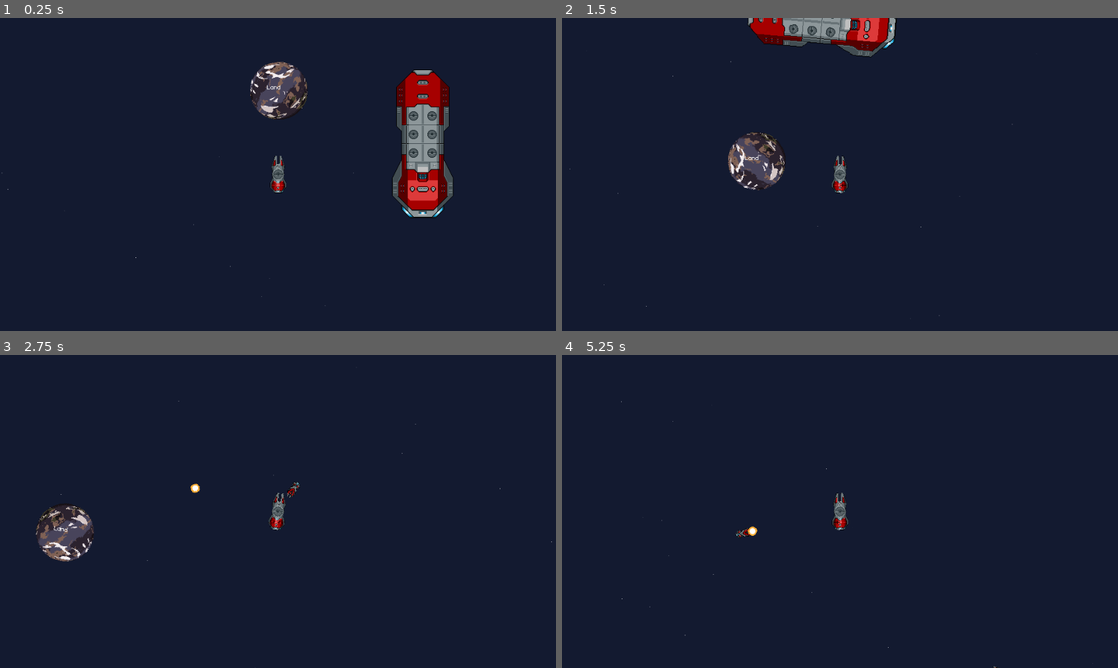
Above: before the commit, frames 1-4 (two rows, left to right).
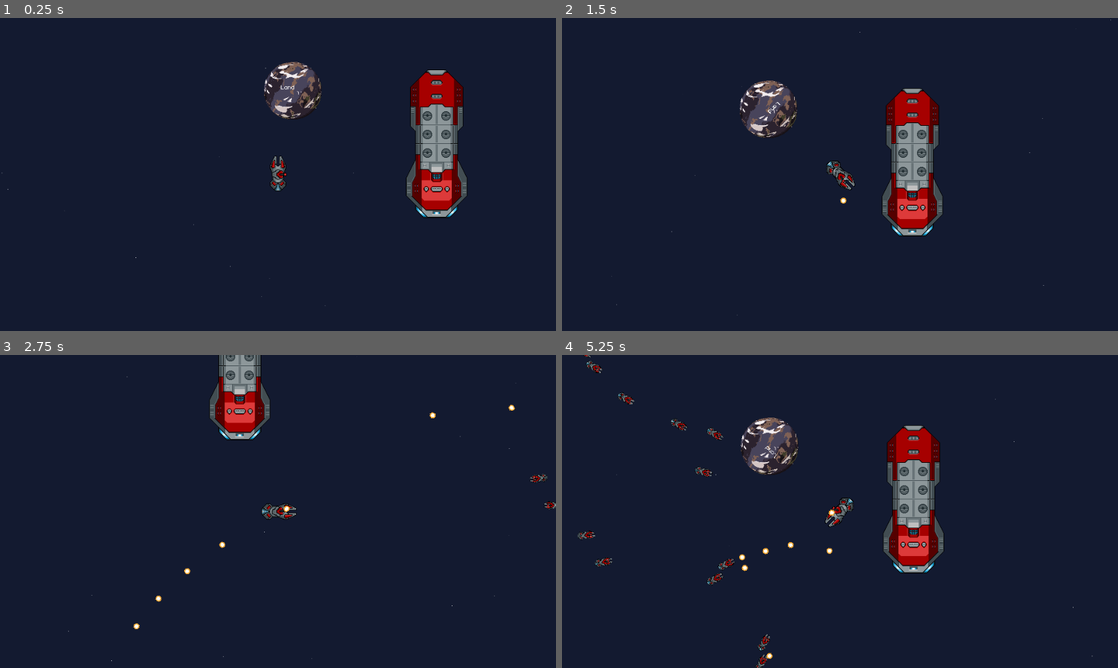
Above: after the commit, the same moments.

Repository: Ninesliced/gdc_project
Game: Godot game, scene res://scenes/main.tscn
Same seed, same stepped clock (60 frames per second), same inputs: the game is played once before the commit and once after it. The engine's default icon, where the game draws it, is replaced by a stand-in: a white triangle on a blue panel in a dark square.
Inputs (mouse positions are in pixels of both pictures, inside the frame that each line leads up to):
- Up to frame 1 (0.25 s): no input
- Up to frame 2 (1.5 s): tap Enter at 0.5 s; move the mouse to (962, 158) at 0.52 s; hold D (right) 0.53-1.28 s; right-click (962, 158) at 0.6 s; move the mouse to (728, 190) at 1.27 s; hold S (down) from 1.28 s (still down); tap E (interact) at 1.35 s
- Up to frame 3 (2.75 s): right-click (166, 527) at 1.55 s; move the mouse to (333, 442) at 2.02 s; release S (down) at 2.03 s; hold D (right) from 2.03 s (still down); right-click (333, 442) at 2.1 s
- Up to frame 4 (5.25 s): move the mouse to (812, 574) at 2.77 s; release D (right) at 2.78 s; hold W (up) 2.78-3.53 s; right-click (812, 574) at 2.85 s; move the mouse to (1006, 558) at 3.52 s; hold A (left) 3.53-5.03 s; tap E (interact) at 3.6 s; right-click (1006, 558) at 3.8 s; move the mouse to (673, 464) at 4.27 s; right-click (673, 464) at 4.35 s; move the mouse to (867, 511) at 5.02 s; hold S (down) from 5.03 s (still down); right-click (867, 511) at 5.1 s

The runs differ from the first frame. In frame 1, 5.9% of the frame differs, in the area x 45-84%, y 14-64%; in frame 2, 8.9%, in the area x 1-99%, y 0-96%; in frame 3, 4.1%; in frame 4, 6.2%.

Commit message:
ADD multiple slot system

Diff:
--- a/entities/items/item.gd
+++ b/entities/items/item.gd
@@ -4,6 +4,7 @@
 class_name Item
 
 @export var name : String = ""
+@export var type : PlayerData.ItemType = PlayerData.ItemType.ALL
 @export var description : String = ""
 @export var icon_form_resource : bool = false:
     set(value):
--- a/entities/items/weapon_items/canon_base.tres
+++ b/entities/items/weapon_items/canon_base.tres
@@ -8,6 +8,7 @@
 [resource]
 script = ExtResource("1_ymi6m")
 name = "simple cannon"
+type = 0
 description = "a simple cannon"
 icon_form_resource = true
 icon = ExtResource("1_2rbj4")
--- a/entities/items/weapon_items/canon_base_2.tres
+++ b/entities/items/weapon_items/canon_base_2.tres
@@ -20,6 +20,7 @@
 [resource]
 script = ExtResource("4_uhl7u")
 name = "simple cannon v2"
+type = 0
 description = "a better cannon"
 icon_form_resource = true
 icon = ExtResource("1_uajfi")
--- /dev/null
+++ b/entities/items/weapon_items/test_shield.tres
@@ -0,0 +1,17 @@
+[gd_resource type="Resource" script_class="Item" load_steps=5 format=3 uid="uid://g4fc46o0rttd"]
+
+[ext_resource type="Texture2D" uid="uid://b870u5vca6t7n" path="res://assets/space_breaker_asset/Weapons/Small/Cannon/turret_01_mk2.png" id="1_55ih8"]
+[ext_resource type="PackedScene" uid="uid://dgo7t0jmq53j0" path="res://entities/weapons/weapon.tscn" id="2_qlhd3"]
+[ext_resource type="Resource" uid="uid://bl3fxnpfp0xd5" path="res://entities/weapons/data/weapon.tres" id="3_d5i2i"]
+[ext_resource type="Script" path="res://entities/items/item.gd" id="4_43icg"]
+
+[resource]
+script = ExtResource("4_43icg")
+name = "SHIELD"
+type = 1
+description = "A SHIELD"
+icon_form_resource = true
+icon = ExtResource("1_55ih8")
+price = 10
+resource = ExtResource("3_d5i2i")
+item_scene = ExtResource("2_qlhd3")
--- a/entities/player/player.gd
+++ b/entities/player/player.gd
@@ -5,7 +5,9 @@
 @export var _player_stats : PlayerStats:
     set(stats):
         _player_stats = stats
-        if stats != null:
+        print(stats)
+        if stats != null and $Icon != null:
+            print(stats.texture, $Icon)
             $Icon.texture = stats.texture
 
 
@@ -18,6 +20,8 @@
 
 func _ready() -> void:
     PlayerData.player = self
+    PlayerData.load_equipment()
+    print("printing: ",_player_stats.item_slots)
     pass
 
 
--- a/entities/player/player.tscn
+++ b/entities/player/player.tscn
@@ -1,7 +1,7 @@
 [gd_scene load_steps=5 format=3 uid="uid://b0cu8ml0ttn5j"]
 
 [ext_resource type="Script" path="res://entities/player/player.gd" id="1_lh0fv"]
-[ext_resource type="Texture2D" uid="uid://brnwunjep1air" path="res://icon.svg" id="2_nlwd6"]
+[ext_resource type="Texture2D" uid="uid://jtyv2q83selb" path="res://assets/space_breaker_asset/Ships/Small/body_01.png" id="3_5ywr2"]
 [ext_resource type="PackedScene" uid="uid://b51s7gt8mn0ih" path="res://entities/components/health_component.tscn" id="3_relkd"]
 
 [sub_resource type="RectangleShape2D" id="RectangleShape2D_qml0v"]
@@ -11,6 +11,7 @@
 collision_layer = 5
 collision_mask = 5
 script = ExtResource("1_lh0fv")
+test = null
 
 [node name="CPUParticles2D" type="CPUParticles2D" parent="."]
 z_index = -3
@@ -24,7 +25,7 @@
 
 [node name="Icon" type="Sprite2D" parent="."]
 scale = Vector2(0.5, 0.5)
-texture = ExtResource("2_nlwd6")
+texture = ExtResource("3_5ywr2")
 
 [node name="Camera2D" type="Camera2D" parent="."]
 
--- a/entities/player/player_stats.gd
+++ b/entities/player/player_stats.gd
@@ -3,5 +3,4 @@
 class_name PlayerStats
 
 @export var texture : Texture2D = load("res://assets/space_breaker_asset/Ships/Medium/body_02.png")
-@export var slots_position : Array[Vector2] = []
-@export var item_slots : Array[Item] = []
+@export var item_slots : Array[Slot] = []
--- a/entities/player/player_stats/player_base.tres
+++ b/entities/player/player_stats/player_base.tres
@@ -1,11 +1,22 @@
-[gd_resource type="Resource" script_class="PlayerStats" load_steps=4 format=3 uid="uid://bv7b42lp1dll5"]
+[gd_resource type="Resource" script_class="PlayerStats" load_steps=7 format=3 uid="uid://bv7b42lp1dll5"]
 
+[ext_resource type="Script" path="res://entities/player/slot.gd" id="1_1l3xw"]
 [ext_resource type="Script" path="res://entities/player/player_stats.gd" id="1_k0gno"]
-[ext_resource type="Texture2D" uid="uid://bqtdpn5sf17x4" path="res://assets/space_breaker_asset/Ships/Medium/body_01.png" id="2_4k17g"]
-[ext_resource type="Script" path="res://entities/items/item.gd" id="2_7ip3q"]
+[ext_resource type="Resource" uid="uid://ccw7k2y8pni61" path="res://entities/items/weapon_items/canon_base.tres" id="2_f3m16"]
+[ext_resource type="Texture2D" uid="uid://jtyv2q83selb" path="res://assets/space_breaker_asset/Ships/Small/body_01.png" id="4_20ddj"]
+
+[sub_resource type="Resource" id="Resource_qchqq"]
+script = ExtResource("1_1l3xw")
+position = Vector2(0, 0)
+item = ExtResource("2_f3m16")
+slot_types = Array[int]([0])
+
+[sub_resource type="Resource" id="Resource_nljn0"]
+script = ExtResource("1_1l3xw")
+position = Vector2(40, 0)
+slot_types = Array[int]([1])
 
 [resource]
 script = ExtResource("1_k0gno")
-texture = ExtResource("2_4k17g")
-slots_position = Array[Vector2]([Vector2(0, 0)])
-item_slots = Array[ExtResource("2_7ip3q")]([null])
+texture = ExtResource("4_20ddj")
+item_slots = Array[ExtResource("1_1l3xw")]([SubResource("Resource_qchqq"), SubResource("Resource_nljn0")])
--- /dev/null
+++ b/entities/player/slot.gd
@@ -0,0 +1,5 @@
+class_name Slot extends Resource
+
+@export var position: Vector2 = Vector2(0, 0)
+@export var item : Item = null
+@export var slot_types : Array[PlayerData.ItemType] = []
--- a/entities/player/turn_ship.tscn
+++ b/entities/player/turn_ship.tscn
@@ -1,9 +1,7 @@
-[gd_scene load_steps=11 format=3 uid="uid://dy30yy5axn8vr"]
+[gd_scene load_steps=9 format=3 uid="uid://dy30yy5axn8vr"]
 
 [ext_resource type="PackedScene" uid="uid://b0cu8ml0ttn5j" path="res://entities/player/player.tscn" id="1_0dfpd"]
-[ext_resource type="Resource" uid="uid://bv7b42lp1dll5" path="res://entities/player/player_stats/player_base.tres" id="2_qi0ks"]
 [ext_resource type="PackedScene" uid="uid://b6jh8b7n8rf7c" path="res://entities/player/components/movement_component.tscn" id="3_2nx3a"]
-[ext_resource type="Texture2D" uid="uid://bqtdpn5sf17x4" path="res://assets/space_breaker_asset/Ships/Medium/body_01.png" id="3_us1kq"]
 [ext_resource type="Script" path="res://entities/player/components/movement_component.gd" id="4_5m1kd"]
 [ext_resource type="PackedScene" uid="uid://b51s7gt8mn0ih" path="res://entities/components/health_component.tscn" id="5_7pfo1"]
 [ext_resource type="PackedScene" uid="uid://bxvp8fluu1lsf" path="res://entities/player/components/slot_manager.tscn" id="6_jbqv1"]
@@ -18,8 +16,7 @@
 height = 26.5074
 
 [node name="CharacterBody2D" instance=ExtResource("1_0dfpd")]
-_player_stats = ExtResource("2_qi0ks")
-test = 23123
+test = null
 
 [node name="CPUParticles2D" parent="." index="0"]
 z_index = -2
@@ -27,27 +24,25 @@
 color_ramp = SubResource("Gradient_rm2ba")
 
 [node name="Icon" parent="." index="1"]
-texture = ExtResource("3_us1kq")
+scale = Vector2(1, 1)
 
 [node name="Camera2D" parent="." index="2"]
 ignore_rotation = false
 position_smoothing_speed = 30.0
 rotation_smoothing_enabled = true
 
-[node name="CollisionShape2D" parent="." index="3"]
+[node name="MovementComponent" parent="." index="3" node_paths=PackedStringArray("camera") instance=ExtResource("3_2nx3a")]
+script = ExtResource("4_5m1kd")
+speed = 280.0
+acceleration = 500
+decceleration = 300
+rotation_speed = 4.0
+camera = NodePath("../Camera2D")
+
+[node name="CollisionShape2D" parent="." index="4"]
 visible = false
 scale = Vector2(1.66685, 2.22579)
 shape = SubResource("CapsuleShape2D_bg8xi")
-
-[node name="MovementComponent" parent="." index="4" node_paths=PackedStringArray("camera") instance=ExtResource("3_2nx3a")]
-scale = Vector2(0.905638, 1)
-script = ExtResource("4_5m1kd")
-speed = 400.0
-acceleration = 500
-decceleration = 300
-rotation_speed = 2.0
-movement_mode = 0
-camera = NodePath("../Camera2D")
 
 [node name="HealthComponent2" parent="." index="5" instance=ExtResource("5_7pfo1")]
 max_hp = 10
--- a/entities/weapons/bullet.tscn
+++ b/entities/weapons/bullet.tscn
@@ -8,7 +8,7 @@
 
 [node name="Bullet" type="CharacterBody2D"]
 script = ExtResource("1_xvlya")
-speed = 400.0
+speed = 700.0
 
 [node name="Sprite" type="Sprite2D" parent="."]
 texture = ExtResource("2_ixuu5")
--- a/entities/weapons/weapon.gd
+++ b/entities/weapons/weapon.gd
@@ -1,5 +1,5 @@
 extends Node2D
-
+class_name Weapon
 var direction: Vector2 = Vector2(1, 0)
 
 @export var weapon_property: WeaponProperty = null
--- a/globals/player_data.gd
+++ b/globals/player_data.gd
@@ -4,6 +4,13 @@
 var money = 400
 var inventory : Array[Item] = []
 var equipments : Array[Node2D] = []
+
+enum ItemType {
+	WEAPON = 0,
+	SHIELD = 1,
+	BOOSTER = 2,
+	ALL = 3
+}
 
 func _ready() -> void:
 
@@ -26,28 +33,35 @@
 
 func replace_item(item: Item, index: int) -> void:
 	if player == null:
-		print("warning: player not found")
+		assert(false, "warning: player not found")
 		return
 	if player._player_stats == null:
-		assert(false,"player stats not found")
+		assert(false, "player stats not found")
 		return
 	if player._player_stats.item_slots.size() <= index:
-		assert(false,"index out of range")
+		assert(false, "index out of range")
 		return
 
-	var temp_item = player._player_stats.item_slots[index]
+	if item and !check_type(item, player._player_stats.item_slots[index]):
+		return
 
-	player._player_stats.item_slots[index] = item
+	var temp_item = player._player_stats.item_slots[index].item
+	player._player_stats.item_slots[index].item = item
+
 	if temp_item:
-		print(inventory)
-		inventory.erase(item)
-		print(inventory)
 		inventory.append(temp_item)
-		print("replaced item by: ", temp_item)
-		print("inventory size: ", inventory.size())
-	else:
-		inventory.erase(item)
+
+	inventory.erase(item)
 	load_equipment()
+
+func check_type(item: Item, slot: Slot) -> bool:
+	if item.type == ItemType.ALL:
+		return true
+	if ItemType.ALL in slot.slot_types:
+		return true
+	if item.type in slot.slot_types:
+		return true
+	return false
 
 func load_equipment() -> void:
 	for equipment in equipments:
@@ -61,13 +75,15 @@
 		assert(false,"player stats not found")
 		return
 
-	var items :Array[Item] = player._player_stats.item_slots
-
-	for equipment : Item in items:
-		var instance = equipment.item_scene.instantiate()
+	var slots : Array[Slot] = player._player_stats.item_slots
+	for i in range(slots.size()):
+		var item = slots[i].item
+		if item == null:
+			continue
+		var instance = item.item_scene.instantiate()
 		equipments.append(instance)
 		player.add_child(instance)
+		instance.position = slots[i].position
 		if instance.has_method("load_resource"):
-			print(equipment.resource)
-			instance.load_resource(equipment.resource)
+			instance.load_resource(item.resource)
 	pass
--- a/project.godot
+++ b/project.godot
@@ -64,6 +64,11 @@
 "events": [Object(InputEventKey,"resource_local_to_scene":false,"resource_name":"","device":-1,"window_id":0,"alt_press …(192 unchanged characters)…
 ]
 }
+right_click={
+"deadzone": 0.5,
+"events": [Object(InputEventMouseButton,"resource_local_to_scene":false,"resource_name":"","device":-1,"window_id":0,"alt_pressed":false,"shift_pressed":false,"ctrl_pressed":false,"meta_pressed":false,"button_mask":2,"position":Vector2(56, 19),"global_position":Vector2(65, 65),"factor":1.0,"button_index":2,"canceled":false,"pressed":true,"double_click":false,"script":null)
+]
+}
 
 [layer_names]
 
--- a/scenes/main.tscn
+++ b/scenes/main.tscn
@@ -1,6 +1,7 @@
-[gd_scene load_steps=5 format=3 uid="uid://brvbeliklg4pq"]
+[gd_scene load_steps=6 format=3 uid="uid://brvbeliklg4pq"]
 
 [ext_resource type="PackedScene" uid="uid://dy30yy5axn8vr" path="res://entities/player/turn_ship.tscn" id="1_uhlg2"]
+[ext_resource type="Resource" uid="uid://bv7b42lp1dll5" path="res://entities/player/player_stats/player_base.tres" id="2_hkyrf"]
 [ext_resource type="Texture2D" uid="uid://da5no17h7cchy" path="res://assets/space_breaker_asset/Ships/Big/body_01.png" id="2_irioc"]
 [ext_resource type="PackedScene" uid="uid://brfq32hg5bfi2" path="res://entities/enemies/spawner/enemy_spawner.tscn" id="4_73t8l"]
 [ext_resource type="PackedScene" uid="uid://cchsone545eea" path="res://entities/planets/planet.tscn" id="5_1caxx"]
@@ -8,14 +9,16 @@
 [node name="main" type="Node2D"]
 
 [node name="Player" parent="." instance=ExtResource("1_uhlg2")]
-position = Vector2(271, 351)
+position = Vector2(246.931, 351)
+_player_stats = ExtResource("2_hkyrf")
+test = 0
 
 [node name="Body01" type="Sprite2D" parent="."]
 position = Vector2(521, 298)
 texture = ExtResource("2_irioc")
 
 [node name="EnemySpawner" parent="." instance=ExtResource("4_73t8l")]
-spawn_count = 1
+spawn_count = 10
 spawn_distance_max = 1000
 
 [node name="Planet" parent="." instance=ExtResource("5_1caxx")]
--- a/scenes/main_2.tscn
+++ b/scenes/main_2.tscn
@@ -11,6 +11,8 @@
 position = Vector2(271, 351)
 collision_layer = 1
 collision_mask = 0
+_player_stats = null
+test = null
 
 [node name="canon" parent="Player" instance=ExtResource("2_sfvlp")]
 position = Vector2(1, 3.05176e-05)
--- a/scenes/test.tscn.tscn
+++ b/scenes/test.tscn.tscn
@@ -13,3 +13,5 @@
 position = Vector2(3, 60)
 collision_layer = 1
 collision_mask = 1
+_player_stats = null
+test = null
--- a/ui/Shops/shop.gd
+++ b/ui/Shops/shop.gd
@@ -21,13 +21,15 @@
 var buy_cards : Array = []
 var item: Item = load("res://entities/items/weapon_items/canon_base.tres")
 var item2 : Item = load("res://entities/items/weapon_items/canon_base_2.tres")
+var shield : Item = load("res://entities/items/weapon_items/test_shield.tres")
+
 func _ready() -> void:
 	dict_type = {
 		ShopType.BUY : buy_ui,
 		ShopType.SELL : sell_ui,
 		ShopType.UPGRADE : upgrade_ui,
 	}
-	set_buy_cards([item, item2, item])
+	set_buy_cards([item, item2, item, item2, shield])
 	pass
 
 func _process(delta: float) -> void:
@@ -38,7 +40,6 @@
 func set_buy_cards(cards : Array) -> void:
 	for card in cards:
 		var instantiated = box_card.instantiate()
-		print(card)
 		instantiated.set_item(card)
 		item_containter.add_child(instantiated)
 		buy_cards.append(instantiated)
--- a/ui/Shops/upgrade.gd
+++ b/ui/Shops/upgrade.gd
@@ -23,11 +23,15 @@
 
 func update_player_stats() -> void:
 	handle_ship()
+	handle_slots()
+	handle_items()
 
+func handle_items():
 	items = PlayerData.inventory
 	for item in list_box_scene:
 		if is_instance_valid(item):
 			item.queue_free()
+
 
 	for item in items:
 		var instantiated : InventoryBox = box_card.instantiate()
@@ -35,6 +39,8 @@
 		instantiated.parent_box = self
 		item_list_ui.add_child(instantiated)
 		list_box_scene.append(instantiated)
+
+
 
 func handle_ship():
 	var new_stats = PlayerData.get_player_stats()
@@ -45,17 +51,20 @@
 		ship_sprite.texture = player_stats.texture
 	pass
 
+
+func handle_slots():
 	for slot in slots:
 		slot.queue_free()
-
 	slots = []
 
-	for i in range(player_stats.slots_position.size()):
+	for i in range(player_stats.item_slots.size()):
+		var slot_data : Slot = player_stats.item_slots[i]
 		var slot : SlotUI = slot_scene.instantiate()
+
 		ship_sprite.add_child(slot)
 		slots.append(slot)
 		slot.index = i
-		slot.set_slot(player_stats.item_slots[i])
+		slot.set_slot(slot_data.item)
 		slot.upgrade_parent = self
-		slot.position = slot.position + player_stats.slots_position[i]
+		slot.position = slot.position + slot_data.position
 		pass
--- a/ui/Shops/upgrade/equipment_slot.gd
+++ b/ui/Shops/upgrade/equipment_slot.gd
@@ -35,3 +35,10 @@
 	PlayerData.replace_item(item, index)
 	if upgrade_parent:
 		upgrade_parent.update_player_stats()
+
+func _on_mouse_entered() -> void:
+	if Input.is_action_just_pressed("right_click"):
+		PlayerData.replace_item(null, index)
+	if upgrade_parent:
+		upgrade_parent.update_player_stats()
+	pass # Replace with function body.
--- a/ui/Shops/upgrade/equipment_slot.tscn
+++ b/ui/Shops/upgrade/equipment_slot.tscn
@@ -14,3 +14,5 @@
 
 [node name="Sprite" type="Sprite2D" parent="."]
 position = Vector2(10, 10)
+
+[connection signal="mouse_entered" from="." to="." method="_on_mouse_entered"]
Binary file changed: assets/bullets/bullet_1.png
